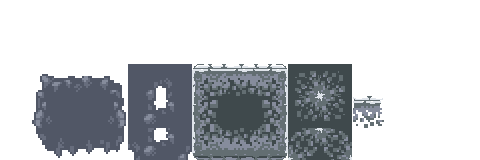
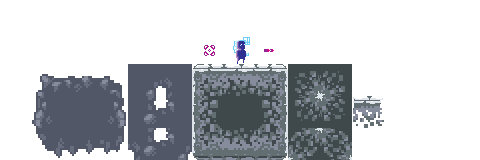
Layer changes from the first 480×160 image to the second:
showed "characterDesign" over [236, 41, 246, 64]
showed "bless" over [233, 37, 250, 57]
added layer "aim" in group "atatchments" over [204, 45, 215, 56]
showed "pointer" over [264, 49, 271, 52]
